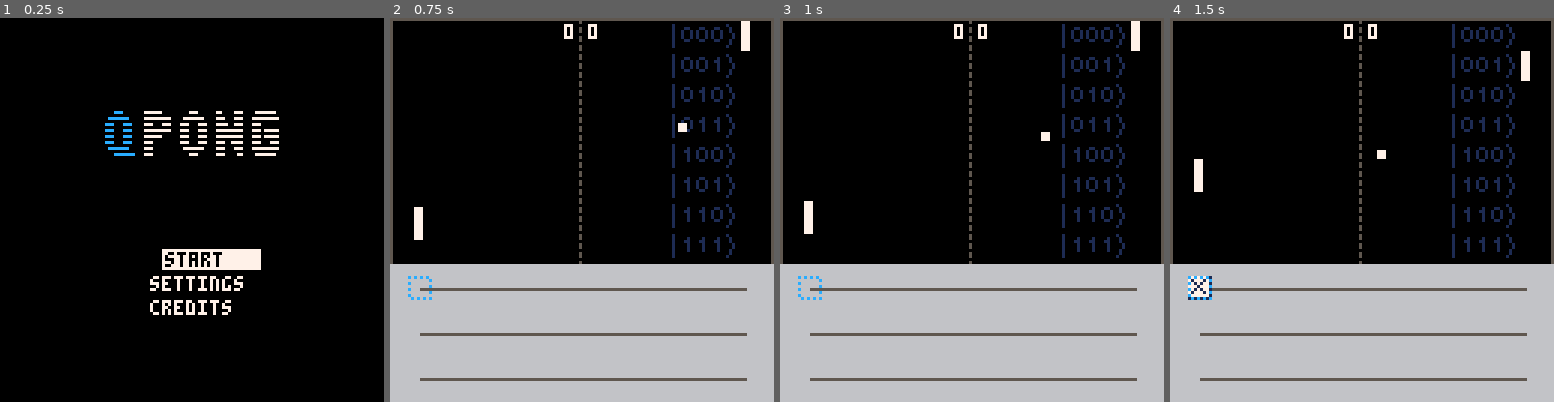
Above: before the commit, frames 1-4 (left to right).
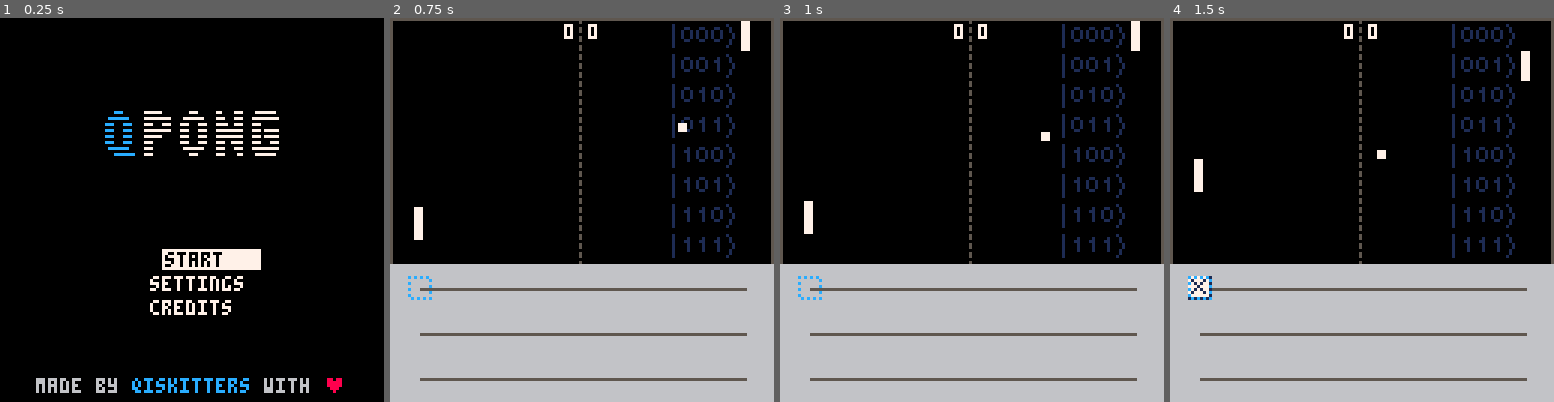
Above: after the commit, the same moments.

Repository: QPong/QPong-PICO-8
Game: PICO-8 cartridge qpong.p8
Two runs of this game, one before a commit and one after it. Both use one fixed random seed, a clock stepped at 60 frames per second and the inputs below.
Inputs:
- Up to frame 1 (0.25 s): no input
- Up to frame 2 (0.75 s): tap X (X key) at 0.33 s; tap O (Z key) at 0.7 s
- Up to frame 3 (1 s): no input
- Up to frame 4 (1.5 s): tap X (X key) at 1.07 s

The runs differ from the first frame. In frame 1, 1.3% of the frame differs, in the area x 9-90%, y 93-98%; in frame 2, nothing differs; in frame 3, nothing differs; in frame 4, nothing differs.

Commit message:
add qiskiters on title screen

Diff:
--- a/qpong.p8
+++ b/qpong.p8
@@ -334,11 +334,6 @@
  return(startv+per*(endv-startv))
 end
 
-function change_palette()
- palnum+=1
- if (palnum>6)palnum=1
-end
-
 function update_cursor()
  if (btnp(2)) menu.sel-=1 cx=menu.x sfx(0)
  if (btnp(3)) menu.sel+=1 cx=menu.x sfx(0)
@@ -407,6 +402,9 @@
             30 + 8 * j)
     end
   end
+  print("made by qiskitters with", 4*3, 120, 6)
+  print("qiskitters", 4*11, 120, 12)
+  print("\135", 4*27, 120, 8)
 end
 
 function draw_menu()
